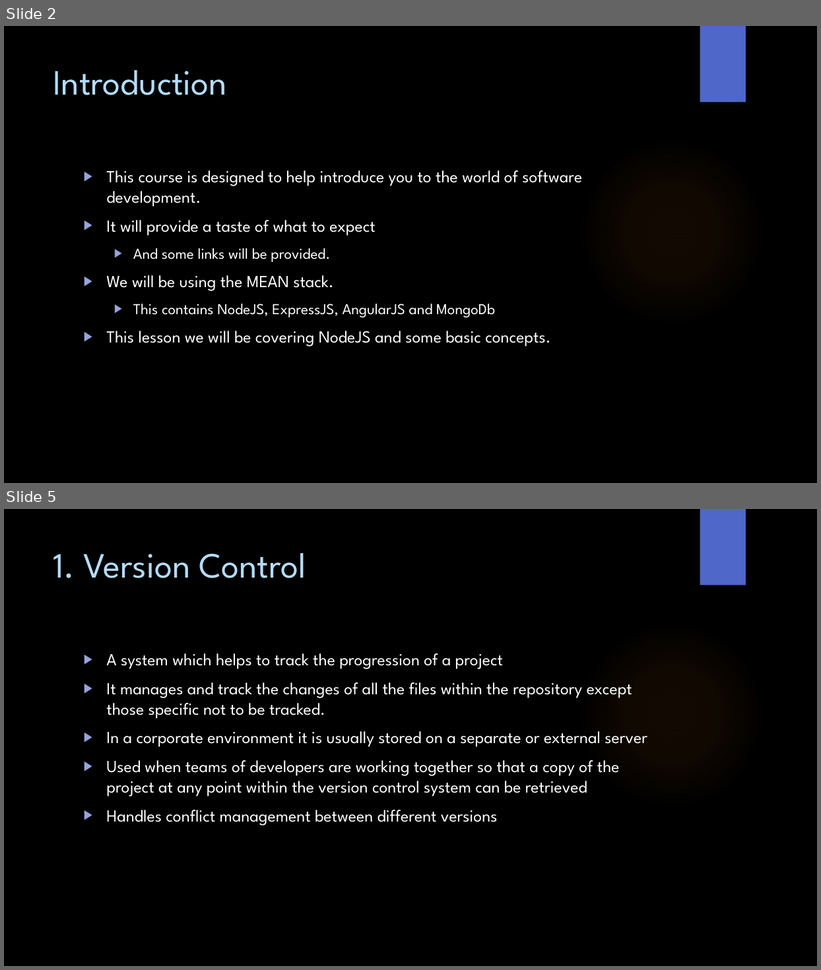
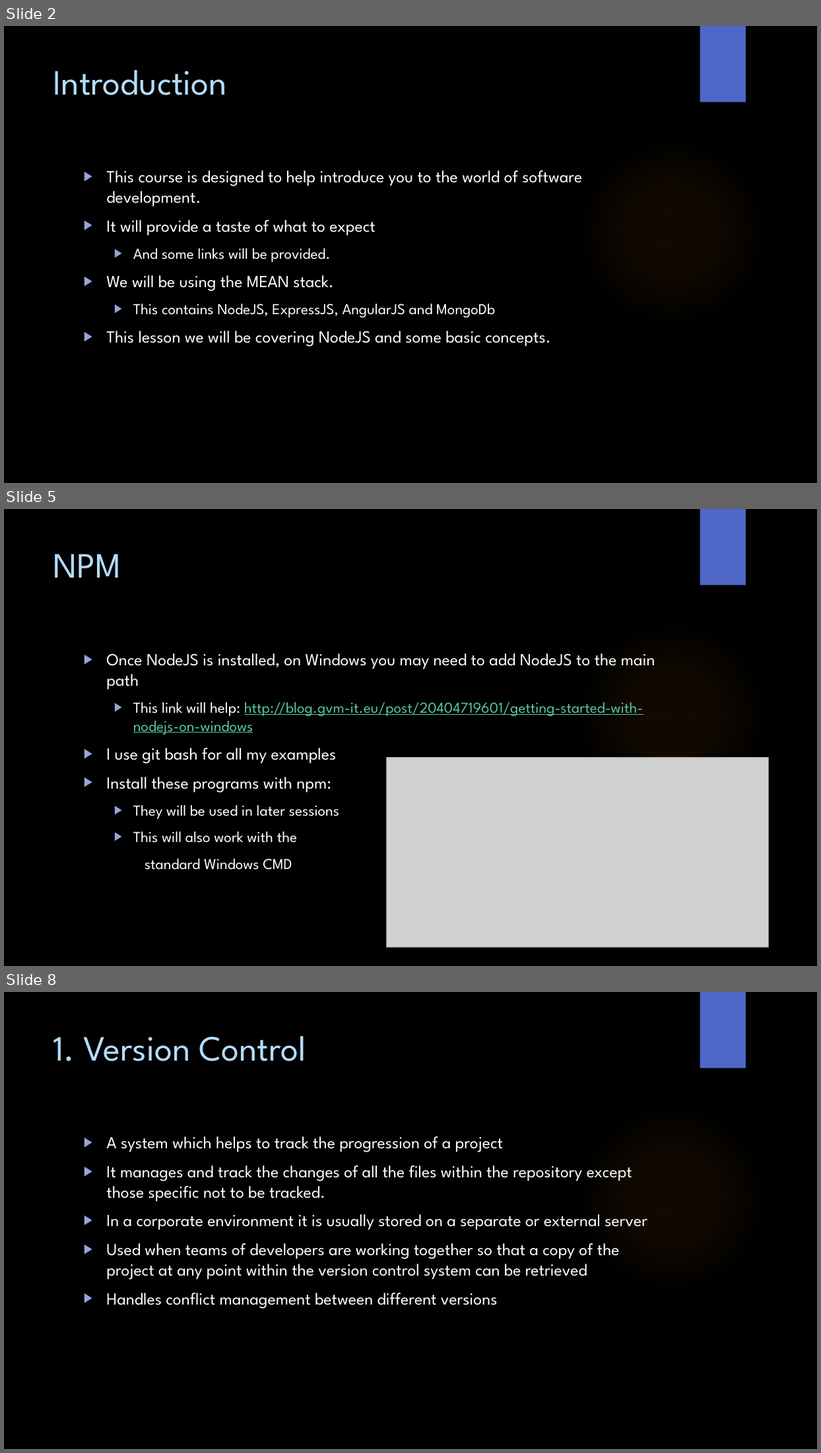
Before and after one commit to WitsSoftDev/SoftDev2016, a slide deck: Session 1/Softdev Session 1 2016.pptx. Shown one above the other, each under a label of ours: slides 2 and 5 before the commit, slides 2, 5 and 8 after it; the slides between them are not shown. The pictures are 821x970 and 821x1453 pixels, drawn with LibreOffice and Linux fonts; fonts in the diff are those of the drawing; grey boxes stand for pictures; background and template pictures are left out. Boxes give left, top, right and bottom in pixels: in the first picture for what was removed or moved away, otherwise in the second. Text is boxed around its words. In the diff, an @@ line names an element or a change of style, - is before the commit and + after.

Commit message:
started finishing 1

```diff
--- a/Session 1/Softdev Session 1 2016.pptx
+++ b/Session 1/Softdev Session 1 2016.pptx
@@ slide 5 added at (x1=4, y1=509, x2=817, y2=966), background picture (left out); not listed: 2 template elements that a slide beside it also shows @@
@@ title added at (x1=54, y1=554, x2=121, y2=578), 42 pt, text #B4DCFA @@
+NPM
@@ text added at (x1=106, y1=654, x2=655, y2=870), 18 pt, text #FFFFFF @@
+▶ Once NodeJS is installed, on Windows you may need to add NodeJS to the main path
+  ▶ This link will help: http://blog.gvm-it.eu/post/20404719601/getting-started-with-nodejs-on-windows
+▶ I use git bash for all my examples
+▶ Install these programs with npm:
+  ▶ They will be used in later sessions
+  ▶ This will also work with the
+  standard Windows CMD
@@ picture added at (x1=386, y1=757, x2=769, y2=948) @@
@@ what was slide 5 is now slide 8 @@
```
Also in this commit, not shown: 3 slides changed, 2 other slides added, 1 other file.
